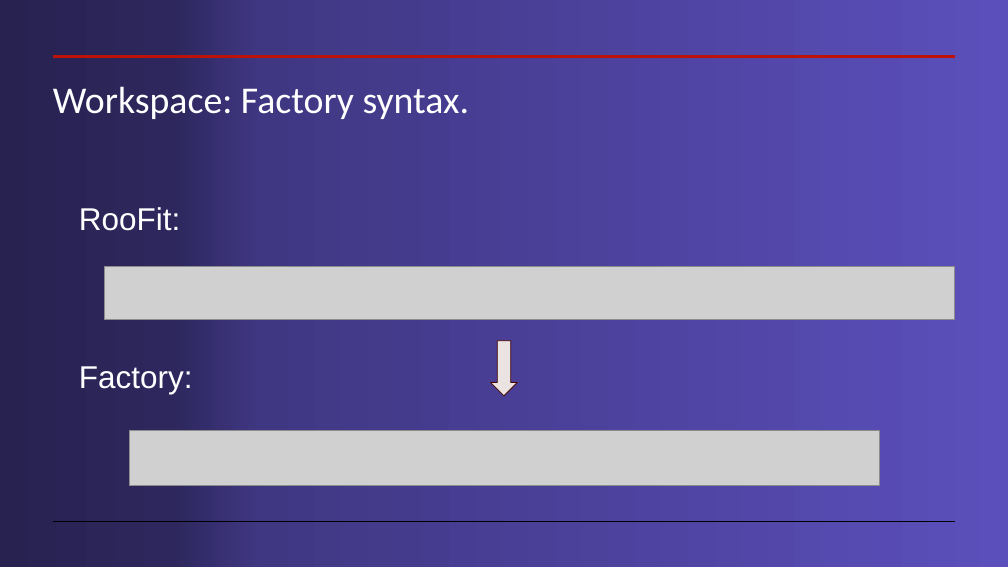
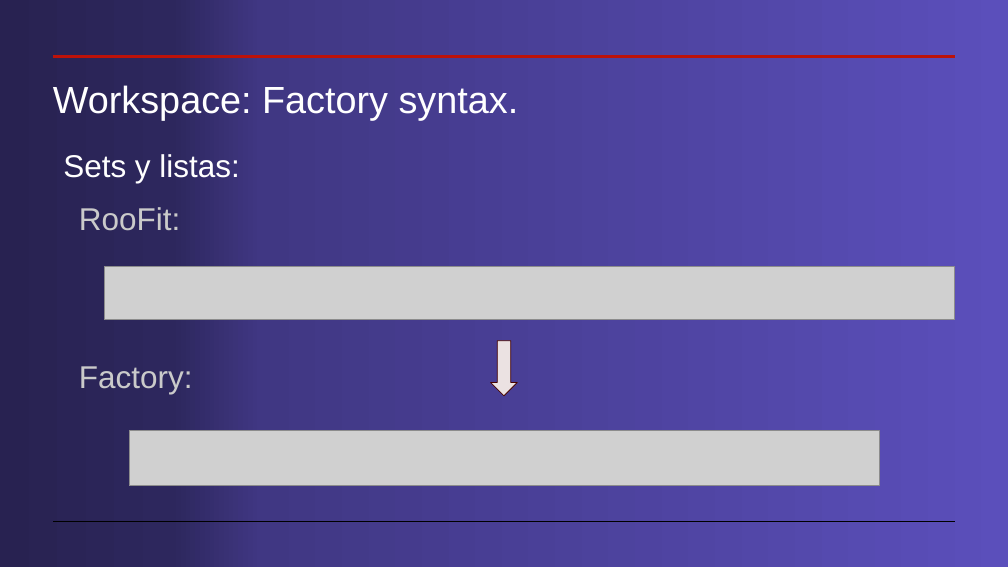
Before and after one commit to cdavidgutierrez/ProyectoFinal_CERN_ROOT, a slide deck: slide 10 of Workspaces en root.pptx (slide 11 before the commit). Drawn at 1008x567 pixels with LibreOffice and Linux fonts; fonts in the diff are those of the drawing; grey boxes stand for pictures. Boxes give left, top, right and bottom in pixels: in the first picture for what was removed or moved away, otherwise in the second. Text is boxed around its words. In the diff, an @@ line names an element or a change of style, - is before the commit and + after.

```diff
--- a/Workspaces en root.pptx
+++ b/Workspaces en root.pptx
@@ title "Workspace: Factory syntax." at (x1=53, y1=85, x2=519, y2=120): font Calibri to Arial @@
@@ text added at (x1=63, y1=154, x2=239, y2=183), 30 pt, text #FFFFFF @@
+Sets y listas:
@@ text "RooFit:" at (x1=79, y1=207, x2=180, y2=231): text colour #FFFFFF to #CACACA @@
@@ text "Factory:" at (x1=79, y1=366, x2=193, y2=394): text colour #FFFFFF to #CACACA @@
```
Also in this commit, not shown: 15 other slides changed, 10 slides added, 6 slides removed, 4 other files.
